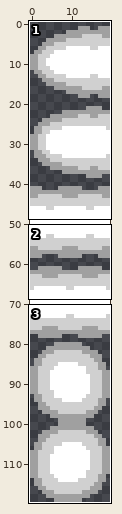
Edited in one commit: sprite sheet (Projectiles/BeamHyper.png). The first picture is a wide view before the edit; the outline marks the close-up.
Close-up. The starting point:
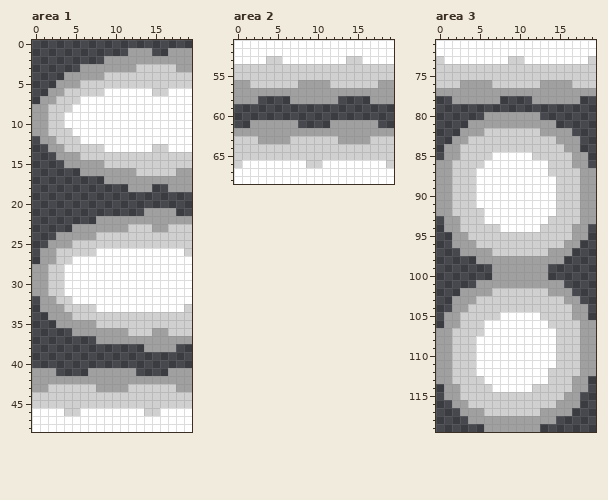
The file is 40x240 pixels, drawn in blocks of 2x2; one block is one cell here. Pixels under 10% opacity are left out. Shown: area 1: x 0..19, y 0..48; area 2: x 0..19, y 51..68; area 3: x 0..19, y 71..119.
And afterwards:
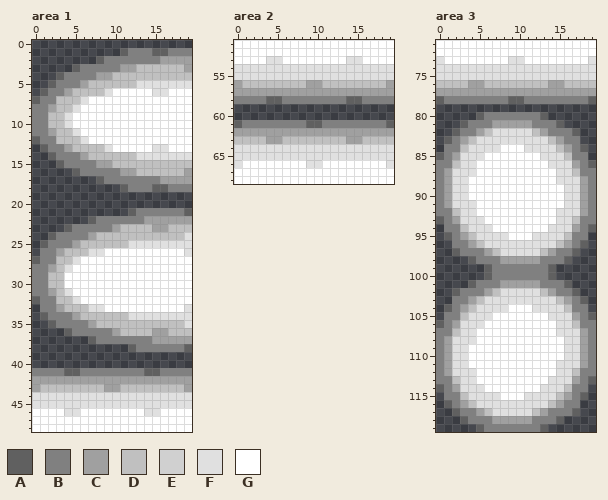
Palette (. is transparent): A #606060  B #808080  C #a0a0a0  D #c0c0c0  E #d0d0d0  F #e0e0e0  G #ffffff
What changed:
--- area 1
@@ x 0..19 @@
  0 ....................
- 1 ............CCC..CCC
- 2 .........CCCCCCCCCCC
- 3 ......CCCCCCCEEEEECC
- 4 ....CCCCCEEEEEEEEEEE
- 5 ...CCCEEEEEEEEEEEEEE
- 6 ..CCEEEEEGGGGGGEEGGG
- 7 .CCEEEGGGGGGGGGGGGGG
- 8 CCEEEGGGGGGGGGGGGGGG
- 9 CCEEGGGGGGGGGGGGGGGG
-10 CCEEGGGGGGGGGGGGGGGG
-11 CCEEEGGGGGGGGGGGGGGG
-12 .CCEEEGGGGGGGGGGGGGG
-13 ..CCEEEEEGGGGGGEEGGG
-14 ...CCCEEEEEEEEEEEEEE
-15 ....CCCCCEEEEEEEEEEE
-16 ......CCCCCCCEEEEECC
-17 .........CCCCCCCCCCC
-18 ............CCC..CCC
+ 1 ...........ABBBAABBB
+ 2 ........ABBBBBBBCCCC
+ 3 .....ABBBBBCCDDDDDDC
+ 4 ...ABBBBCCDDDDDDDDDD
+ 5 ..ABBBCDDDDDDFFFFFFF
+ 6 .ABBCDDDDFGGGGGFFGGG
+ 7 ABBDDDFGGGGGGGGGGGGG
+ 8 BBCDDFGGGGGGGGGGGGGG
+ 9 BBDDFGGGGGGGGGGGGGGG
+10 BBDDFGGGGGGGGGGGGGGG
+11 BBCDDFGGGGGGGGGGGGGG
+12 ABBDDDFGGGGGGGGGGGGG
+13 .ABBCDDDDFGGGGGFFGGG
+14 ..ABBBCDDDDDDFFFFFFF
+15 ...ABBBBCCDDDDDDDDDD
+16 .....ABBBBBCCDDDDDDC
+17 ........ABBBBBBBCCCC
+18 ...........ABBBAABBB
 19 ....................
 20 ....................
-21 ..............CCCC..
-22 ........CCCCCCCCCCCC
-23 .....CCCCCCCEEECCEEE
-24 ...CCCCCEEEEEEEEEEEE
-25 ..CCCEEEEEEEEEEEEEEE
-26 .CCEEEEEGGGGGGGGGGGE
-27 .CCEEGGGGGGGGGGGGGGG
-28 CCEEGGGGGGGGGGGGGGGG
-29 CCEEGGGGGGGGGGGGGGGG
-30 CCEEGGGGGGGGGGGGGGGG
-31 CCEEGGGGGGGGGGGGGGGG
-32 .CCEEGGGGGGGGGGGGGGG
-33 .CCCEEEEGGGGGGGGGGGE
-34 ..CCCEEEEEEEEEEEEEEE
-35 ...CCCCCEEEEEEEEEEEE
-36 .....CCCCCCCEEECCEEE
-37 ........CCCCCCCCCCCC
-38 ..............CCCC..
+21 ............ABBBBBBA
+22 .......ABBBBBBCCCCCC
+23 ....ABBBBBCDDDDCCDDD
+24 ..ABBBBCDDDDDDDDDDDF
+25 .ABBBCDDDDDDFFFFFFFF
+26 .BBCDDDFFGGGGGGGGGGF
+27 ABBDDFGGGGGGGGGGGGGG
+28 BBCDFGGGGGGGGGGGGGGG
+29 BBDDGGGGGGGGGGGGGGGG
+30 BBDDGGGGGGGGGGGGGGGG
+31 BBCDFGGGGGGGGGGGGGGG
+32 ABBDDFGGGGGGGGGGGGGG
+33 .BBCDDDFFGGGGGGGGGGF
+34 .ABBBCDDDDDDFFFFFFFF
+35 ..ABBBBCDDDDDDDDDDDF
+36 ....ABBBBBCDDDDCCDDD
+37 .......ABBBBBBBCCCCC
+38 ............ABBBBBBA
 39 ....................
 40 ....................
-41 CCC....CCCCCC....CCC
+41 BBBBAABBBBBBBBAABBBB
 42 CCCCCCCCCCCCCCCCCCCC
-43 CCEEEEEECCCCEEEEEECC
-44 EEEEEEEEEEEEEEEEEEEE
-45 EEEEEEEEEEEEEEEEEEEE
-46 GGGGEEGGGGGGGGEEGGGG
+43 CDDDDDDDDCCDDDDDDDDC
+44 FFFFFFFFFFFFFFFFFFFF
+45 FFFFFFFFFFFFFFFFFFFF
+46 GGGGFFGGGGGGGGFFGGGG
 47 GGGGGGGGGGGGGGGGGGGG
--- area 2
@@ x 0..19 @@
 52 GGGGGGGGGGGGGGGGGGGG
-53 GGGGEEGGGGGGGGEEGGGG
-54 EEEEEEEEEEEEEEEEEEEE
-55 EEEEEEEEEEEEEEEEEEEE
-56 CCEEEEEECCCCEEEEEECC
+53 GGGGFFGGGGGGGGFFGGGG
+54 FFFFFFFFFFFFFFFFFFFF
+55 FFFFFFFFFFFFFFFFFFFF
+56 CDDDDDDDDCCDDDDDDDDC
 57 CCCCCCCCCCCCCCCCCCCC
-58 CCC....CCCCCC....CCC
+58 BBBBAABBBBBBBBAABBBB
 59 ....................
 60 ....................
-61 ..CCCCCC....CCCCCC..
+61 ABBBBBBBBAABBBBBBBBA
 62 CCCCCCCCCCCCCCCCCCCC
-63 EEECCCCEEEEEECCCCEEE
-64 EEEEEEEEEEEEEEEEEEEE
-65 EEEEEEEEEEEEEEEEEEEE
-66 EGGGGGGGGEEGGGGGGGGE
+63 DDDDCCDDDDDDDDCCDDDD
+64 FFFFFFFFFFFFFFFFFFFF
+65 FFFFFFFFFFFFFFFFFFFF
+66 FGGGGGGGGFFGGGGGGGGF
 67 GGGGGGGGGGGGGGGGGGGG
--- area 3
@@ x 0..19 @@
  72 GGGGGGGGGGGGGGGGGGGG
- 73 EGGGGGGGGEEGGGGGGGGE
- 74 EEEEEEEEEEEEEEEEEEEE
- 75 EEEEEEEEEEEEEEEEEEEE
- 76 EEECCCCEEEEEECCCCEEE
+ 73 FGGGGGGGGFFGGGGGGGGF
+ 74 FFFFFFFFFFFFFFFFFFFF
+ 75 FFFFFFFFFFFFFFFFFFFF
+ 76 DDDDCCDDDDDDDDCCDDDD
  77 CCCCCCCCCCCCCCCCCCCC
- 78 ..CCCCCC....CCCCCC..
+ 78 ABBBBBBBBAABBBBBBBBA
  79 ....................
- 80 ......CCCCCCC.......
- 81 ....CCCCCCCCCCC.....
- 82 ...CCCEEEEEEECCCC...
- 83 ..CCEEEEEEEEEEECCC..
- 84 .CCEEEEEEEEEEEEECC..
- 85 .CCEEEEGGGGGEEEEECC.
- 86 CCEEEEGGGGGGGGEEECC.
- 87 CCEEEGGGGGGGGGEEEECC
- 88 CCEEEGGGGGGGGGGEEECC
- 89 CCEEEGGGGGGGGGGEEECC
- 90 CCEEEGGGGGGGGGGEEECC
- 91 CCEEEGGGGGGGGGGEEECC
- 92 CCEEEEGGGGGGGGGEEECC
- 93 .CCEEEGGGGGGGGEEEECC
- 94 .CCEEEEEGGGGGEEEECC.
- 95 ..CCEEEEEEEEEEEEECC.
- 96 ..CCCEEEEEEEEEEECC..
- 97 ...CCCCEEEEEEECCC...
- 98 .....CCCCCCCCCCC....
- 99 .......CCCCCCC......
-100 .......CCCCCCC......
-101 .....CCCCCCCCCCC....
-102 ...CCCCEEEEEEECCC...
-103 ..CCCEEEEEEEEEEECC..
-104 ..CCEEEEEEEEEEEEECC.
-105 .CCEEEEEGGGGGEEEECC.
-106 .CCEEEGGGGGGGGEEEECC
-107 CCEEEEGGGGGGGGGEEECC
-108 CCEEEGGGGGGGGGGEEECC
-109 CCEEEGGGGGGGGGGEEECC
-110 CCEEEGGGGGGGGGGEEECC
-111 CCEEEGGGGGGGGGGEEECC
-112 CCEEEGGGGGGGGGEEEECC
-113 CCEEEEGGGGGGGGEEECC.
-114 .CCEEEEGGGGGEEEEECC.
-115 .CCEEEEEEEEEEEEECC..
-116 ..CCEEEEEEEEEEECCC..
-117 ...CCCEEEEEEECCCC...
-118 ....CCCCCCCCCCC.....
-119 ......CCCCCCC.......
+ 80 .....ABBBBBBBA......
+ 81 ...ABBBCCCCCBBBA....
+ 82 ..ABBCDFFFFFDCBBBA..
+ 83 .ABCDFFFFFFFFFDCBB..
+ 84 .BBDFFFFGGGFFFFDCBA.
+ 85 ABCFFFGGGGGGGFFFDBB.
+ 86 BBDFFGGGGGGGGGFFFCBA
+ 87 BCFFFGGGGGGGGGGFFDBB
+ 88 BCFFGGGGGGGGGGGFFFCB
+ 89 BCFFGGGGGGGGGGGGFFCB
+ 90 BCFFGGGGGGGGGGGGFFCB
+ 91 BCFFFGGGGGGGGGGGFFCB
+ 92 BBDFFGGGGGGGGGGFFFCB
+ 93 ABCFFFGGGGGGGGGFFDBB
+ 94 .BBDFFFGGGGGGGFFFCBA
+ 95 .ABCDFFFFGGGFFFFDBB.
+ 96 ..BBCDFFFFFFFFFDCBA.
+ 97 ..ABBBCDFFFFFDCBBA..
+ 98 ....ABBBCCCCCBBBA...
+ 99 ......ABBBBBBBA.....
+100 ......ABBBBBBBA.....
+101 ....ABBBCCCCCBBBA...
+102 ..ABBBCDFFFFFDCBBA..
+103 ..BBCDFFFFFFFFFDCBA.
+104 .ABCDFFFFGGGFFFFDBB.
+105 .BBDFFFGGGGGGGFFFCBA
+106 ABCFFFGGGGGGGGGFFDBB
+107 BBDFFGGGGGGGGGGFFFCB
+108 BCFFFGGGGGGGGGGGFFCB
+109 BCFFGGGGGGGGGGGGFFCB
+110 BCFFGGGGGGGGGGGGFFCB
+111 BCFFGGGGGGGGGGGFFFCB
+112 BCFFFGGGGGGGGGGFFDBB
+113 BBDFFGGGGGGGGGFFFCBA
+114 ABCFFFGGGGGGGFFFDBB.
+115 .BBDFFFFGGGFFFFDCBA.
+116 .ABCDFFFFFFFFFDCBB..
+117 ..ABBCDFFFFFDCBBBA..
+118 ...ABBBCCCCCBBBA....
+119 .....ABBBBBBBA......
Boxes around the changes in both close-ups, in picture pixels (x1, y1, x2, y2):
changed: (32, 48, 192, 416)
changed: (234, 56, 394, 168)
changed: (436, 56, 596, 432)
